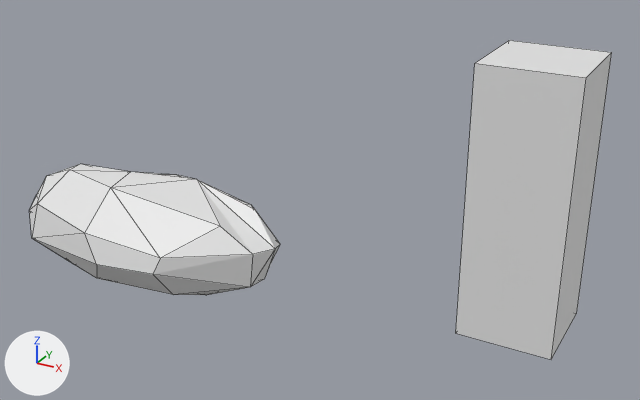
The Blender file GameReadyAssets/Rock.blend, before and after one commit.
Before and after are seen from a camera (50 mm lens) standing at (987.0, -1130.0, 693.0) and looking at (349.0, 30.0, 113.0). The axes (+X, +Y, +Z) are drawn at lower left. The lights are the same throughout. Mesh edges are drawn as thin lines.
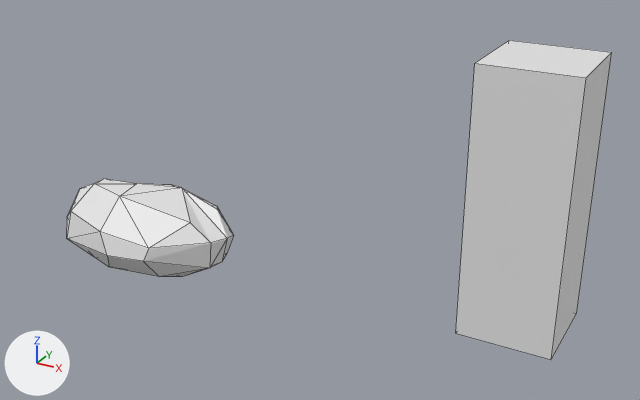
Pixel boxes (x1, y1, x2, y2) of what changed, in the pictures (640 x 400 px):
'Sphere', deleted: before (29, 164, 280, 295)
'sm_Rock 1', added: after (67, 179, 233, 277)

Patch to the scene script:
```diff
--- a/GameReadyAssets/Rock.blend.py
+++ b/GameReadyAssets/Rock.blend.py
@@ me_sphere_1 @@
+me_sphere_1.from_pydata(...)  # 48 vertices, 80 faces; spans x -267.0..282.0, y -105.0..101.0, z -91.0..88.0
@@ ob_sphere @@
-ob_sphere = bpy.data.objects.new('Sphere', me_sphere)
-ob_sphere.location = (0.0, 0.0, 0.0)
@@ ob_sm_rock_1 @@
+ob_sm_rock_1 = bpy.data.objects.new('sm_Rock 1', me_sphere_1)
+ob_sm_rock_1.location = (0.0, 0.0, 0.0)
+ob_sm_rock_1.scale = (0.651, 1.0, 0.835)
```
